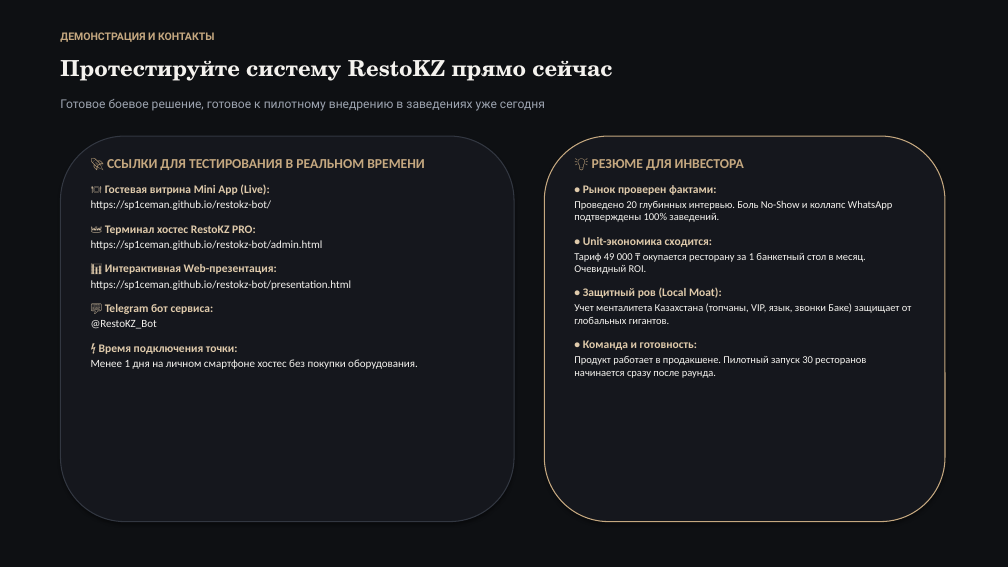
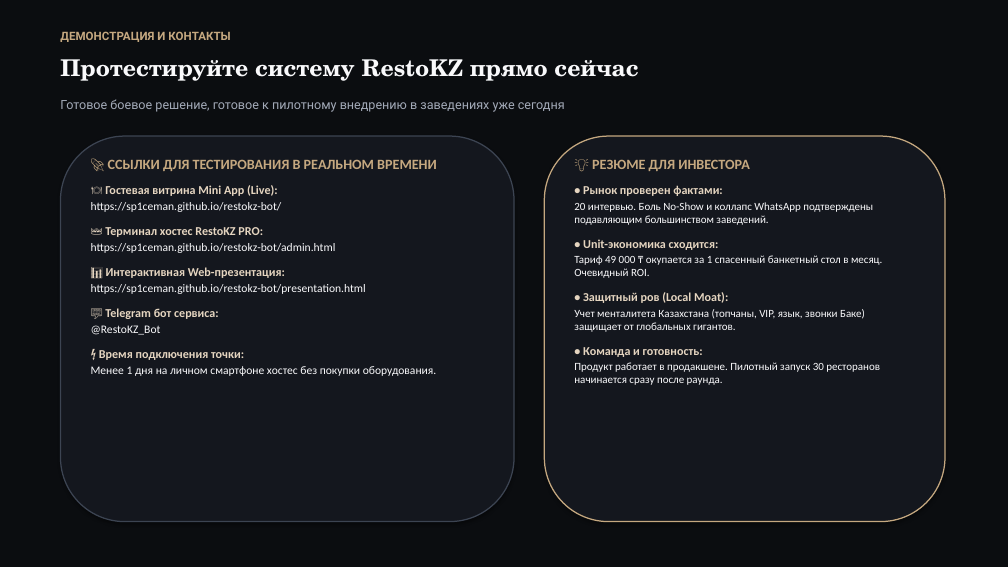
Before and after one commit to Sp1ceMan/restokz-bot, a slide deck: slide 15 of RestoKZ_Presentation.pptx. Drawn at 1008x567 pixels with LibreOffice and Linux fonts; fonts in the diff are those of the drawing. Boxes give left, top, right and bottom in pixels: in the first picture for what was removed or moved away, otherwise in the second. Text is boxed around its words. In the diff, an @@ line names an element or a change of style, - is before the commit and + after.

```diff
--- a/RestoKZ_Presentation.pptx
+++ b/RestoKZ_Presentation.pptx
@@ rectangle at (0,0,1008,567): fill #0E1013 to #0B0D10 @@
@@ text "ДЕМОНСТРАЦИЯ И КОНТАКТЫ" at (60,31,230,42): size 10 to 11 pt @@
@@ text "Протестируйте систему RestoKZ прямо сейчас" at (60,59,638,81): size 21 to 22 pt, text colour #F4F2EE to #F9F9FB @@
@@ text "Готовое боевое решение, готовое к ..." at (60,99,565,112): size 11.5 to 12 pt, text colour #9CA3AF to #A3AAB8 @@
@@ rounded rectangle at (60,136,514,522): fill #15171D to #14171E; outline #323741 1 pt to #3C4452 1.2 pt @@
@@ rounded rectangle at (544,136,945,522): fill #15171D to #14171E; outline #C5A880 1 pt to #C5A880 1.2 pt @@
@@ text "🚀 ССЫЛКИ ДЛЯ ТЕСТИРОВАНИЯ В ..." at (91,159,437,376): size 13 to 13.5 pt in "🚀 ССЫЛКИ ДЛЯ ТЕСТИРОВАНИЯ В РЕАЛЬНОМ ВРЕМЕНИ"; size 11 to 11.5 pt, text colour #DFCAAB to #E5D5C0 in "🍽 Гостевая витрина Mini App (Live):", "👑 Терминал хостес RestoKZ PRO:", "📊 Интерактивная Web-презентация:", "💬 Telegram бот сервиса:" and 1 more places; size 10.5 to 11 pt, text colour #F4F2EE to #F9F9FB in "https://sp1ceman.github.io/restokz-bot/", "https://sp1ceman.github.io/restokz-bot/admin.html", "https://sp1ceman.github.io/restokz-bot/presentation.html", "@RestoKZ_Bot" and 1 more places @@
@@ text at (574,159,880,385): size 13 to 13.5 pt in "💡 РЕЗЮМЕ ДЛЯ ИНВЕСТОРА"; size 11 to 11.5 pt, text colour #DFCAAB to #E5D5C0 in "• Рынок проверен фактами:", "• Unit-экономика сходится:", "• Защитный ров (Local Moat):", "• Команда и готовность:"; size 10 to 10.5 pt, text colour #F4F2EE to #F9F9FB in "Учет менталитета Казахстана (топчаны, VIP, язык, звонки ...", "Продукт работает в продакшене. Пилотный запуск 30 ..." @@
@@ text at (574,202,873,225): text changed; size 10 to 10.5 pt; text colour #F4F2EE to #F9F9FB @@
-Проведено 20 глубинных интервью. Боль No-Show и коллапс WhatsApp подтверждены 100% заведений.
+20 интервью. Боль No-Show и коллапс WhatsApp подтверждены подавляющим большинством заведений.
@@ text at (574,255,882,278): text changed; size 10 to 10.5 pt; text colour #F4F2EE to #F9F9FB @@
-Тариф 49 000 ₸ окупается ресторану за 1 банкетный стол в месяц. Очевидный ROI.
+Тариф 49 000 ₸ окупается за 1 спасенный банкетный стол в месяц. Очевидный ROI.
```
Also in this commit, not shown: 14 other slides changed, 4 other files.
